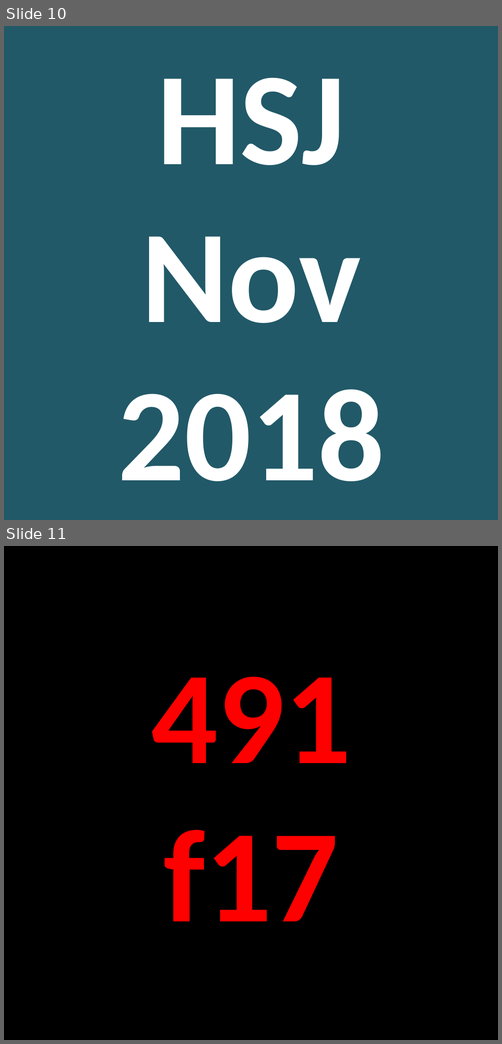
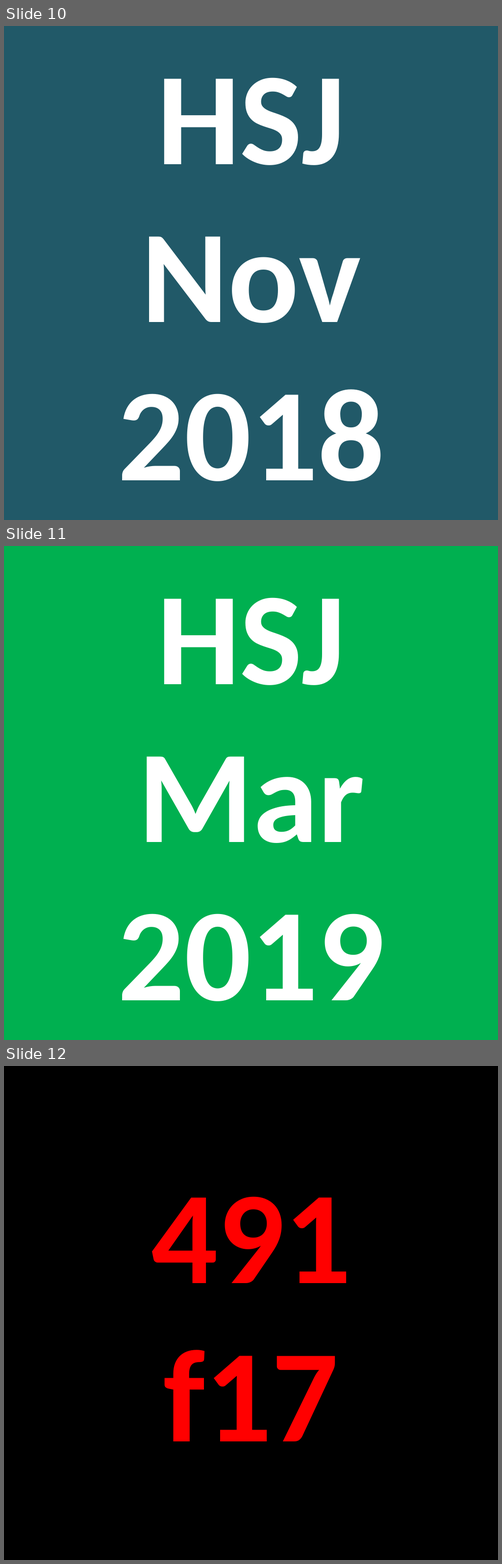
Before and after one commit to hardlystrictlyjerry/hardlystrictlyjerry.github.io, a slide deck: resources/soundcloud.pptx. Shown one above the other, each under a label of ours: slides 10 and 11 before the commit, slides 10, 11 and 12 after it. The pictures are 502x1044 and 502x1564 pixels, drawn with LibreOffice and Linux fonts; fonts in the diff are those of the drawing. Boxes give left, top, right and bottom in pixels: in the first picture for what was removed or moved away, otherwise in the second. Text is boxed around its words. In the diff, an @@ line names an element or a change of style, - is before the commit and + after.

```diff
--- a/resources/soundcloud.pptx
+++ b/resources/soundcloud.pptx
@@ slide 11 added at <box>4,546,498,1040</box>, background #00B050 @@
@@ title added at <box>118,597,384,1001</box>, 96 pt, text #FFFFFF, bold @@
+HSJ
+Mar
+2019
@@ what was slide 11 is now slide 12 @@
```
Also in this commit, not shown: 8 other files.
